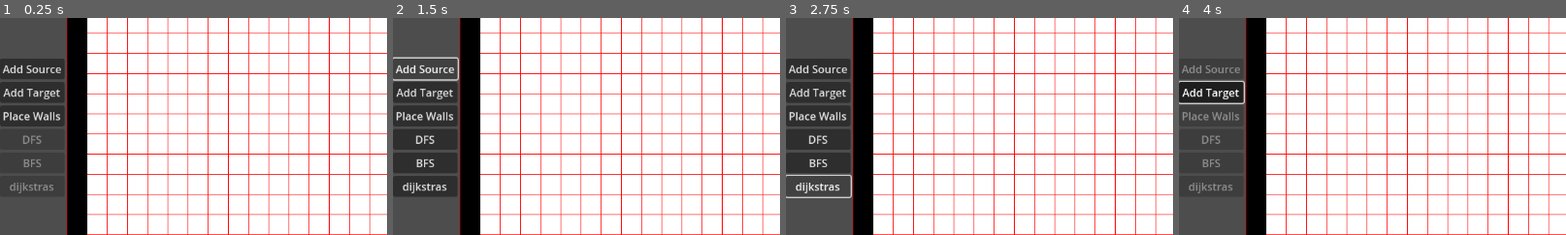
Above: before the commit, frames 1-4 (left to right).
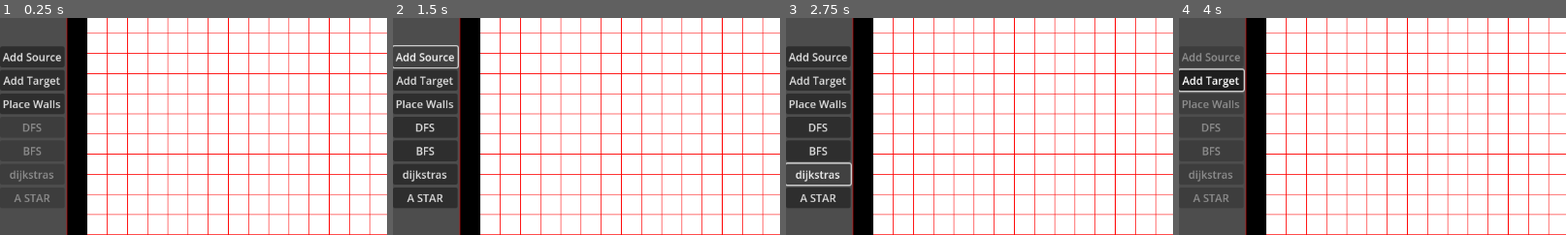
Above: after the commit, the same moments.

Repository: 702BH/GameAIProjects
Game: Godot game, scene res://ProgrammingGameAIByExample/Graphs/dfs_grid_vis.tscn
Two runs of this game, one before a commit and one after it. Both use one fixed random seed, a clock stepped at 60 frames per second and the inputs below. The project has no main scene, so this scene is started directly.
Inputs (mouse positions are % of the whole screen's width and height, from its top left):
- Up to frame 1 (0.25 s): no input
- Up to frame 2 (1.5 s): click "Add Source" at 0.5 s; click "Add Source" at 1.25 s
- Up to frame 3 (2.75 s): click "dijkstras" at 2 s
- Up to frame 4 (4 s): click (4, 66) at 2.75 s, where only the run after the commit has a clickable "A STAR"; click "Add Target" at 3.5 s
The pictures show only the part of the screen within x 0-50%, y 25-75%; the shares and areas given below are measured in that part.

The runs differ from the first frame. In frame 1, 3.5% of the frame differs, in the area x 0-17%, y 13-85%; in frame 2, 4.8%; in frame 3, 5.3%, in the area x 0-18%, y 13-88%; in frame 4, 3.5%.
Error before the commit: Invalid access to property or key 'id' on a base object of type 'Nil'. (res://ProgrammingGameAIByExample/Graphs/dfs_grid_vis.gd:180)
Error after the commit: Invalid access to property or key 'id' on a base object of type 'Nil'. (res://ProgrammingGameAIByExample/Graphs/dfs_grid_vis.gd:186)

Commit message:
added A Star first implementation

Diff:
--- a/aiforgamesprojects/ProgrammingGameAIByExample/Graphs/SparseGraph.gd
+++ b/aiforgamesprojects/ProgrammingGameAIByExample/Graphs/SparseGraph.gd
@@ -166,3 +166,50 @@
 		path_to_target.push_front(nodes[current])
 		current = parents.get(current, null)
 	return path_to_target
+
+
+func A_star(source: int, target: int, columns: int) -> Array[GraphVertex]:
+	var result : Array[GraphVertex] = []
+	var costs : Dictionary = {}
+	var parents : Dictionary = {}
+
+	var target_row = target / columns
+	var target_col = target % columns
+	var target_grid_pos = Vector2(target_col, target_row)
+
+	var queue = []
+	for node in nodes:
+		if node == null:
+			continue
+		costs[node.id] = 9223372036854775807
+		queue.push_back(node.id)
+	costs[source] = 0
+	parents[source] = null
+
+	queue.sort_custom(func(a, b): return costs[a] < costs[b])
+
+	while queue.size() > 0:
+		var current_node = queue.pop_front()
+		var neighbors = edges[current_node]
+		var cost = costs[current_node]
+		for edge:GraphEdge in neighbors:
+			var new_cost = cost + edge.cost
+
+			if costs[edge.to] > new_cost:
+				costs[edge.to] = new_cost
+				parents[edge.to] = current_node
+				queue.sort_custom(func(a, b): return costs[a] + heuristic(a, target_grid_pos, columns)  < costs[b] + heuristic(b, target_grid_pos, columns))
+
+	var path_to_target: Array[GraphVertex]  = []
+	var current = target
+	while current != null:
+		path_to_target.push_front(nodes[current])
+		current = parents.get(current, null)
+	return path_to_target
+
+
+func heuristic(node_index: int, target_pos: Vector2, columns:int) -> float:
+	var row = node_index / columns
+	var col = node_index % columns
+	var node_pos = Vector2(col, row)
+	return (node_pos - target_pos).length()
--- a/aiforgamesprojects/ProgrammingGameAIByExample/Graphs/dfs_grid_vis.gd
+++ b/aiforgamesprojects/ProgrammingGameAIByExample/Graphs/dfs_grid_vis.gd
@@ -11,6 +11,8 @@
 @onready var dfs_button := $Control/HBoxContainer/Buttons/dfs
 @onready var bfs_button := $Control/HBoxContainer/Buttons/bfs
 @onready var dijkstras := $Control/HBoxContainer/Buttons/dijkstras
+@onready var a_star_button := $Control/HBoxContainer/Buttons/AStar
+
 
 var graph: SparseGraph
 var resolution := 30.0
@@ -118,10 +120,12 @@
 		dfs_button.disabled = false
 		bfs_button.disabled = false
 		dijkstras.disabled = false
+		a_star_button.disabled = false
 	else:
 		dfs_button.disabled = true
 		bfs_button.disabled = true
 		dijkstras.disabled = true
+		a_star_button.disabled = true
 
 func on_target_placed() -> void:
 	target_button.button_pressed = false
@@ -136,6 +140,7 @@
 		dfs_button.disabled = false
 		bfs_button.disabled = false
 		dijkstras.disabled = false
+		a_star_button.disabled = false
 
 func _on_target_toggled(toggled_on: bool) -> void:
 	placing = toggled_on
@@ -177,9 +182,20 @@
 
 
 func _on_dijkstras_pressed() -> void:
+	grid.dijkstras_grid = []
 	var path = graph.dijkstras(source_node.id, target_node.id)
 	for i in range(path.size()):
 		var row = path[i].id / columns
 		var col = path[i].id % columns
 		grid.dijkstras_grid.append(Vector2(row, col))
 		print(path[i].vertex_text())
+
+
+func _on_a_star_pressed() -> void:
+	grid.a_star_grid = []
+	var path = graph.A_star(source_node.id, target_node.id, columns)
+	for i in range(path.size()):
+		var row = path[i].id / columns
+		var col = path[i].id % columns
+		grid.a_star_grid.append(Vector2(row, col))
+		print(path[i].vertex_text())
--- a/aiforgamesprojects/ProgrammingGameAIByExample/Graphs/dfs_grid_vis.tscn
+++ b/aiforgamesprojects/ProgrammingGameAIByExample/Graphs/dfs_grid_vis.tscn
@@ -61,6 +61,11 @@
 disabled = true
 text = "dijkstras"
 
+[node name="AStar" type="Button" parent="Control/HBoxContainer/Buttons"]
+layout_mode = 2
+disabled = true
+text = "A STAR"
+
 [node name="Grid" type="ReferenceRect" parent="Control/HBoxContainer"]
 custom_minimum_size = Vector2(1052, 640)
 layout_mode = 2
@@ -75,6 +80,7 @@
 [connection signal="pressed" from="Control/HBoxContainer/Buttons/dfs" to="." method="_on_dfs_pressed"]
 [connection signal="pressed" from="Control/HBoxContainer/Buttons/bfs" to="." method="_on_button_pressed"]
 [connection signal="pressed" from="Control/HBoxContainer/Buttons/dijkstras" to="." method="_on_dijkstras_pressed"]
+[connection signal="pressed" from="Control/HBoxContainer/Buttons/AStar" to="." method="_on_a_star_pressed"]
 [connection signal="mouse_entered" from="Control/HBoxContainer/Grid" to="Control/HBoxContainer/Grid" method="_on_mouse_entered"]
 [connection signal="mouse_exited" from="Control/HBoxContainer/Grid" to="Control/HBoxContainer/Grid" method="_on_mouse_exited"]
 [connection signal="resized" from="Control/HBoxContainer/Grid" to="Control/HBoxContainer/Grid" method="_on_resized"]
--- a/aiforgamesprojects/ProgrammingGameAIByExample/Graphs/grid.gd
+++ b/aiforgamesprojects/ProgrammingGameAIByExample/Graphs/grid.gd
@@ -31,12 +31,13 @@
 var dijkstras_grid = []
 var bfs_grid = []
 var dfs_grid = []
+var a_star_grid = []
 
 
 var dijk_color = Color(0, 1, 0, 0.6)  # green, semi-transparent
 var dfs_color  = Color(1, 1, 0, 0.6)  # yellow, semi-transparent
 var bfs_color  = Color(0, 0, 1, 0.6)
-
+var astar_color  = Color(1, 1, 0, 0.6)
 
 func _process(delta: float) -> void:
 	queue_redraw()
@@ -103,6 +104,12 @@
 		draw_rect(Rect2(draw_x, draw_y, resolution, resolution), dijk_color)
 		draw_rect(Rect2(draw_x, draw_y, resolution, resolution), Color(0,0,0,1), false, 1) # black border
 
+	for path in a_star_grid:
+		var draw_x = path.y * resolution
+		var draw_y = path.x * resolution
+		draw_rect(Rect2(draw_x, draw_y, resolution, resolution),astar_color )
+		draw_rect(Rect2(draw_x, draw_y, resolution, resolution), Color(0,0,0,1), false, 1) # black border
+
 	if source_location != Vector2.ZERO:
 		draw_rect(Rect2(source_location.x * resolution, source_location.y * resolution, resolution, resolution), Color8(228,116,96))
 
